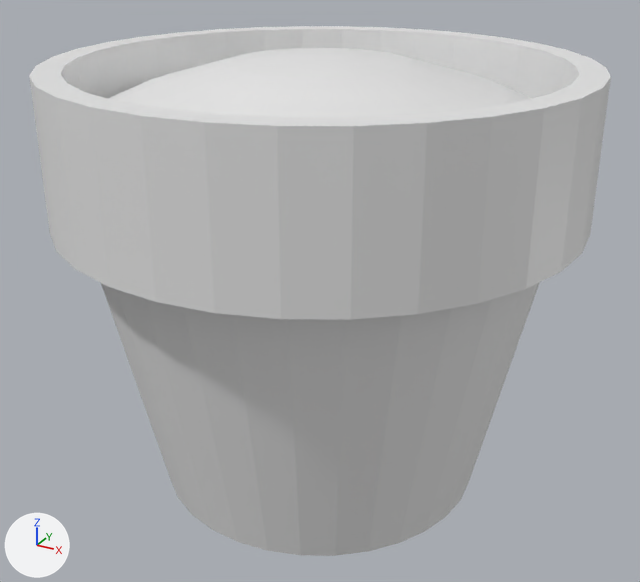
Two versions of the Blender file resources/raw/Pot.blend, one commit apart.
Both versions are drawn from a camera (50 mm lens) standing at (2.42, -4.41, 3.42) and looking at (0.02, -0.04, 1.23). Lighting does not change. The marker at lower left points along +X, +Y and +Z.

Script lines for the objects in view, before the commit:
```python
me_cylinder_001 = bpy.data.meshes.new('Cylinder.001')
me_cylinder_001.from_pydata(...)  # 288 vertices, 258 faces; spans x -1.55..1.55, y -1.55..1.55, z 0.0..2.65
ob_cylinder = bpy.data.objects.new('Cylinder', me_cylinder_001)
ob_cylinder.location = (0.0, 0.0, 0.0)
```
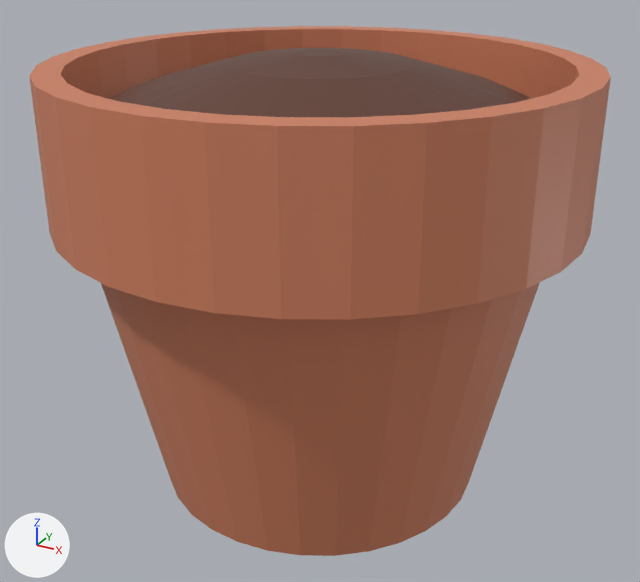
Location of each change, (x1, y1, x2, y2) in pixels of the pictures (640 x 582 px):
```json
{"object": "Cylinder", "change": "recoloured", "before": [29, 26, 611, 556], "after": [29, 26, 611, 556], "on screen": "grey to brown"}
```

Edits to the scene script, one JSON object a line:
```json
{"op": "add", "block": "img_pottexture_001", "code": ["img_pottexture_001 = load_image('PotTexture.001', '../textures/Pot.png', 1024, 1024, 'sRGB')"]}
{"op": "add", "block": "mat_material", "code": ["mat_material = principled_material('Material')", "mat_material.texture = img_pottexture_001"]}
{"block": "me_cylinder_001", "where": "me_cylinder_001.from_pydata(...)  # 288 vertices, 258 faces; spans x -1.55..1.55, y -1.55..1.55, z 0.0..2.65"}
{"op": "add", "block": "me_cylinder_001", "code": "me_cylinder_001.materials.append(mat_material)  # picture img_pottexture_001"}
```
